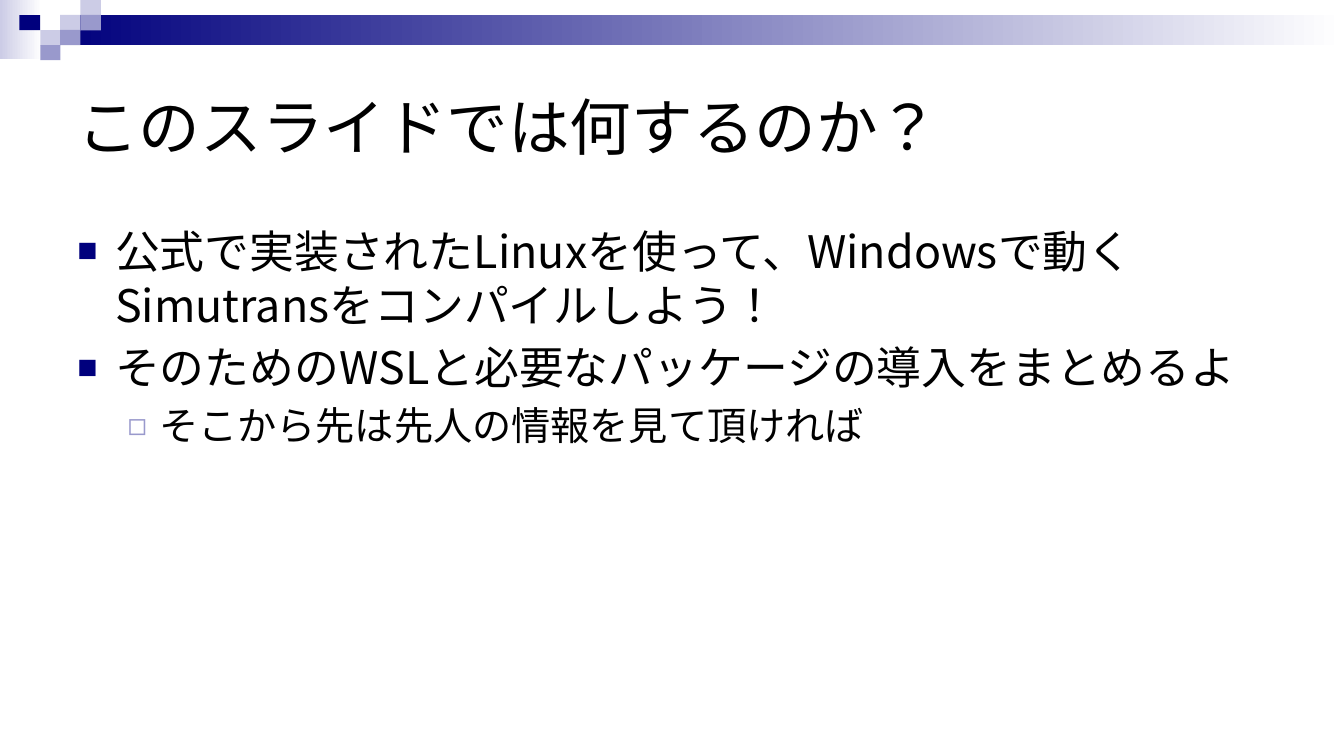
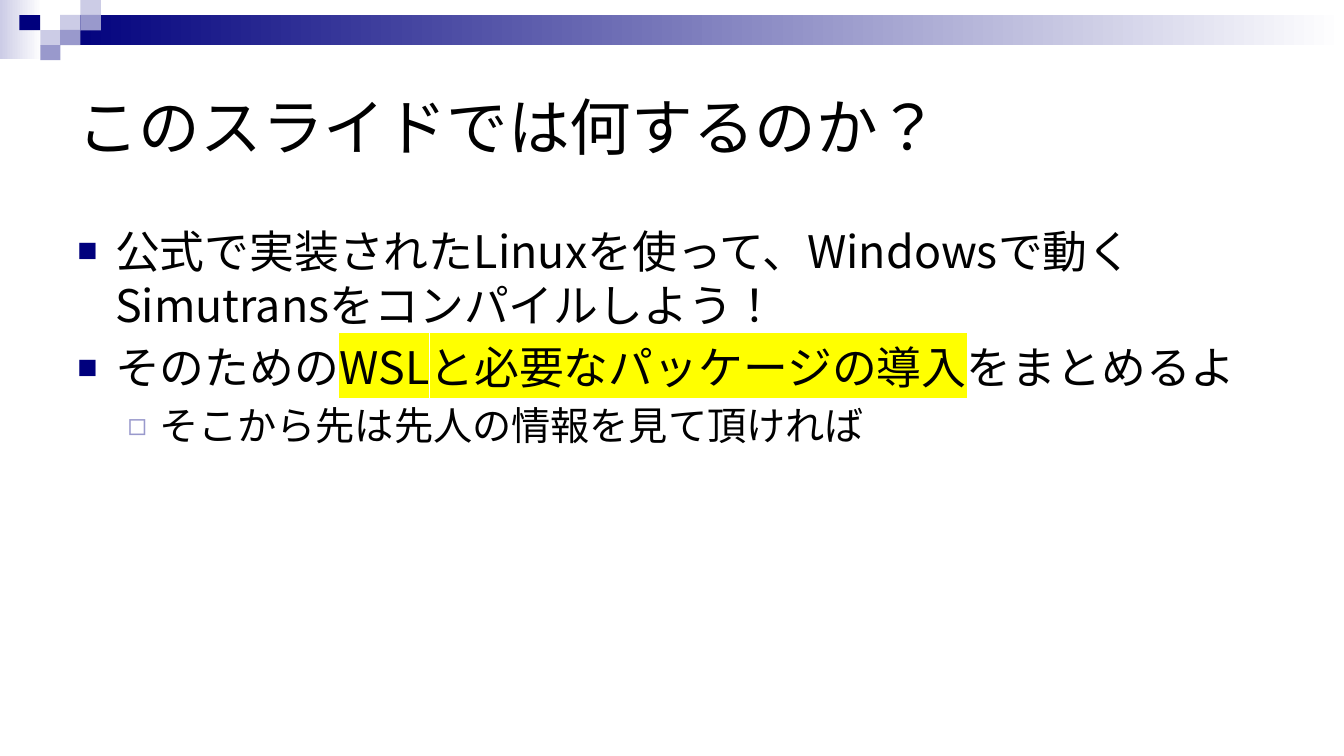
Before and after one commit to rensuke/SIMUonWSL, a slide deck: slide 3 of SIMU_ON_WSL.pptx. Drawn at 1344x756 pixels with LibreOffice and Linux fonts; fonts in the diff are those of the drawing. Boxes give left, top, right and bottom in pixels: in the first picture for what was removed or moved away, otherwise in the second. Text is boxed around its words. In the diff, an @@ line names an element or a change of style, - is before the commit and + after.

```diff
--- a/SIMU_ON_WSL.pptx
+++ b/SIMU_ON_WSL.pptx
@@ text at <box>115,339,1236,396</box>: highlight none to #FFFF00 in "そのためのWSLと必要なパッケージの導入をまとめるよ" @@
```
Also in this commit, not shown: 1 other slide changed.
